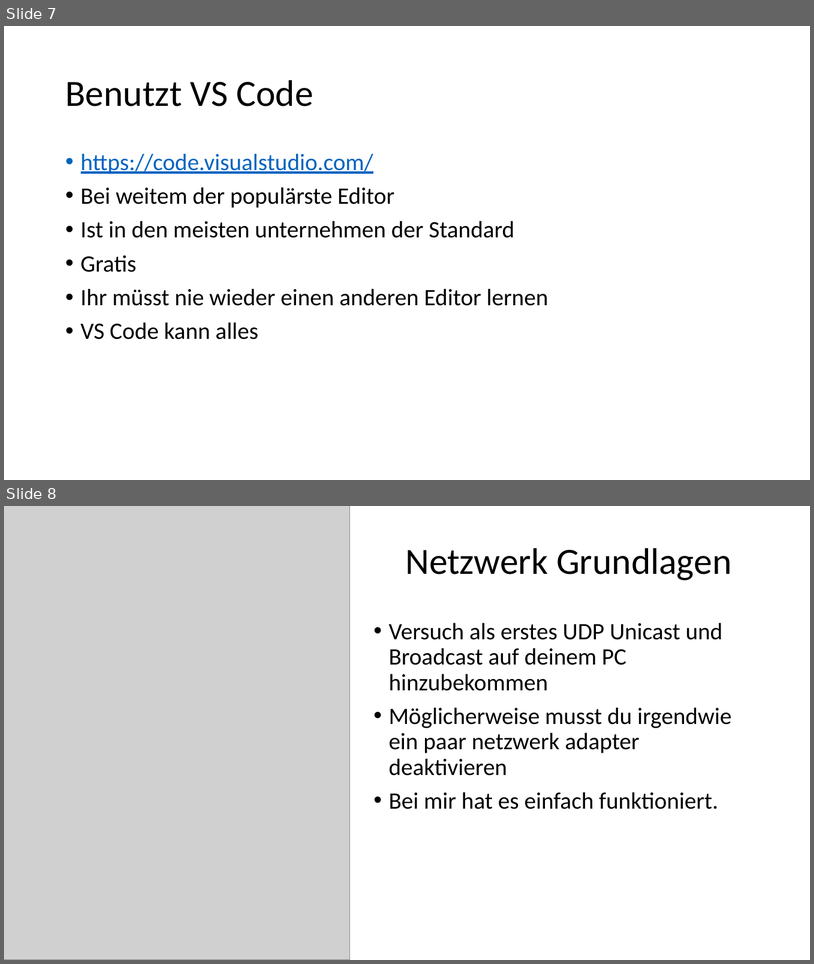
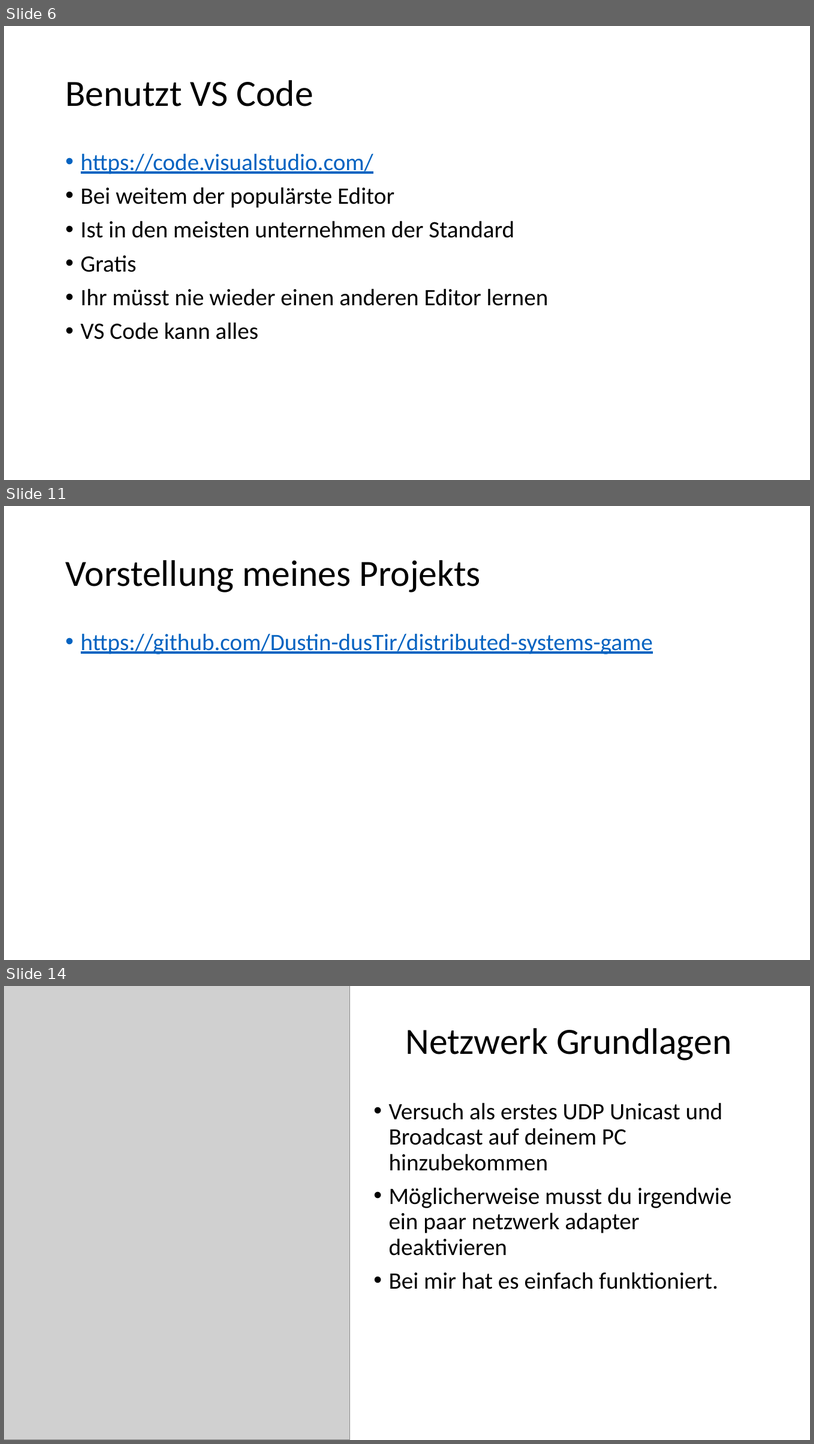
Before and after one commit to walkerdustin/Python-Projekt-Setup, a slide deck: Hilfe Tipps Tricks Erklkärungen.pptx. Shown one above the other, each under a label of ours: slides 7 and 8 before the commit, slides 6, 11 and 14 after it; the slides between them are not shown. The pictures are 814x964 and 814x1444 pixels, drawn with LibreOffice and Linux fonts; fonts in the diff are those of the drawing; grey boxes stand for pictures. Boxes give left, top, right and bottom in pixels: in the first picture for what was removed or moved away, otherwise in the second. Text is boxed around its words. In the diff, an @@ line names an element or a change of style, - is before the commit and + after.

```diff
--- a/Hilfe Tipps Tricks Erklkärungen.pptx
+++ b/Hilfe Tipps Tricks Erklkärungen.pptx
@@ slide 11 added at (4,506,810,960), background #FFFFFF @@
@@ title added at (65,560,480,592), 44 pt, text #000000 @@
+Vorstellung meines Projekts
@@ text added at (81,633,653,654), 28 pt, text #0563C1, underline @@
+• https://github.com/Dustin-dusTir/distributed-systems-game
@@ what was slide 7 is now slide 6 @@
@@ what was slide 8 is now slide 14 @@
```
Also in this commit, not shown: 3 slides changed, 5 other slides added.
